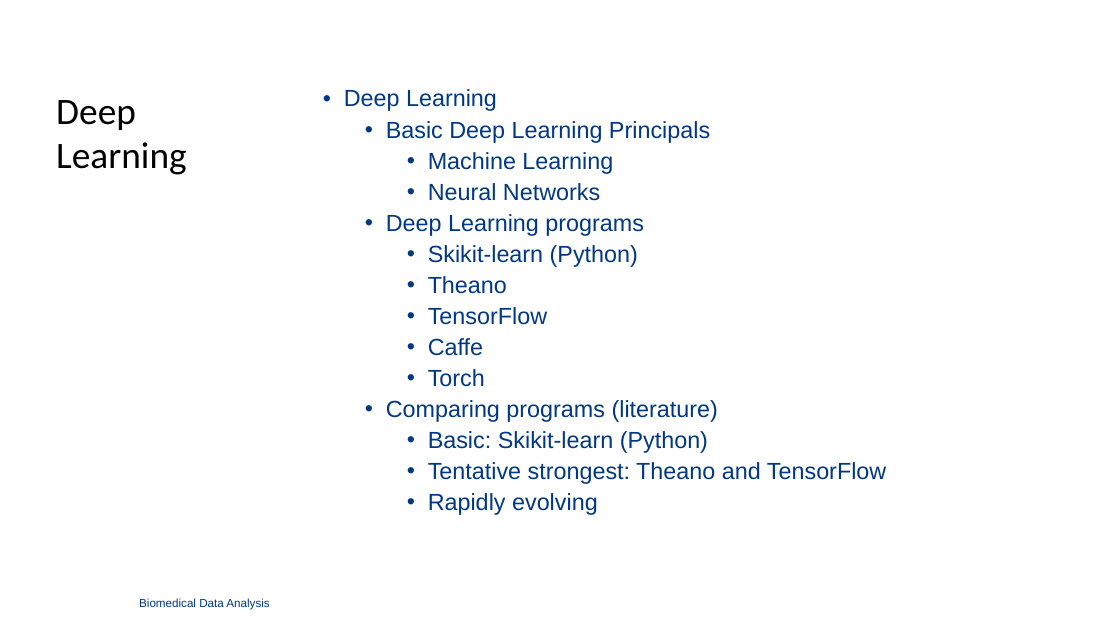
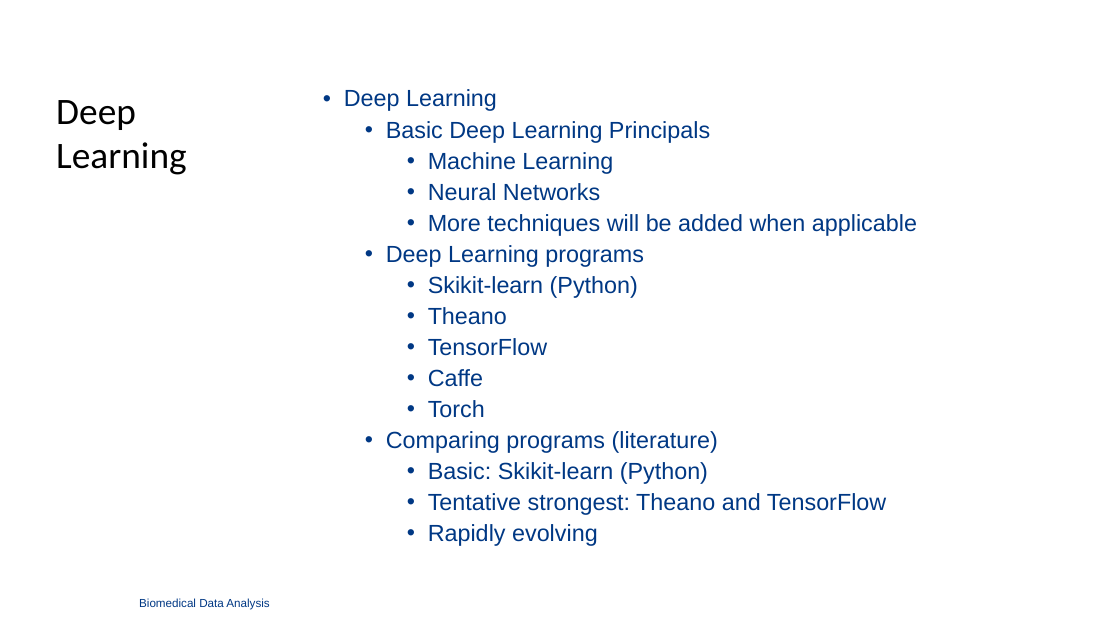
Before and after one commit to TimBeishuizen/GraduationFilesGithub, a slide deck: slide 5 of Meetings/A Computational Biology Framework.ppt. Drawn at 1120x630 pixels with LibreOffice and Linux fonts; fonts in the diff are those of the drawing; background and template pictures are left out. Boxes give left, top, right and bottom in pixels: in the first picture for what was removed or moved away, otherwise in the second. Text is boxed around its words. In the diff, an @@ line names an element or a change of style, - is before the commit and + after.

```diff
--- a/Meetings/A Computational Biology Framework.ppt
+++ b/Meetings/A Computational Biology Framework.ppt
@@ text at [428, 214, 917, 236]: paragraph added @@
+    • More techniques will be added when applicable
```
Also in this commit, not shown: 8 other slides changed, 2 slides added, 10 other files.
